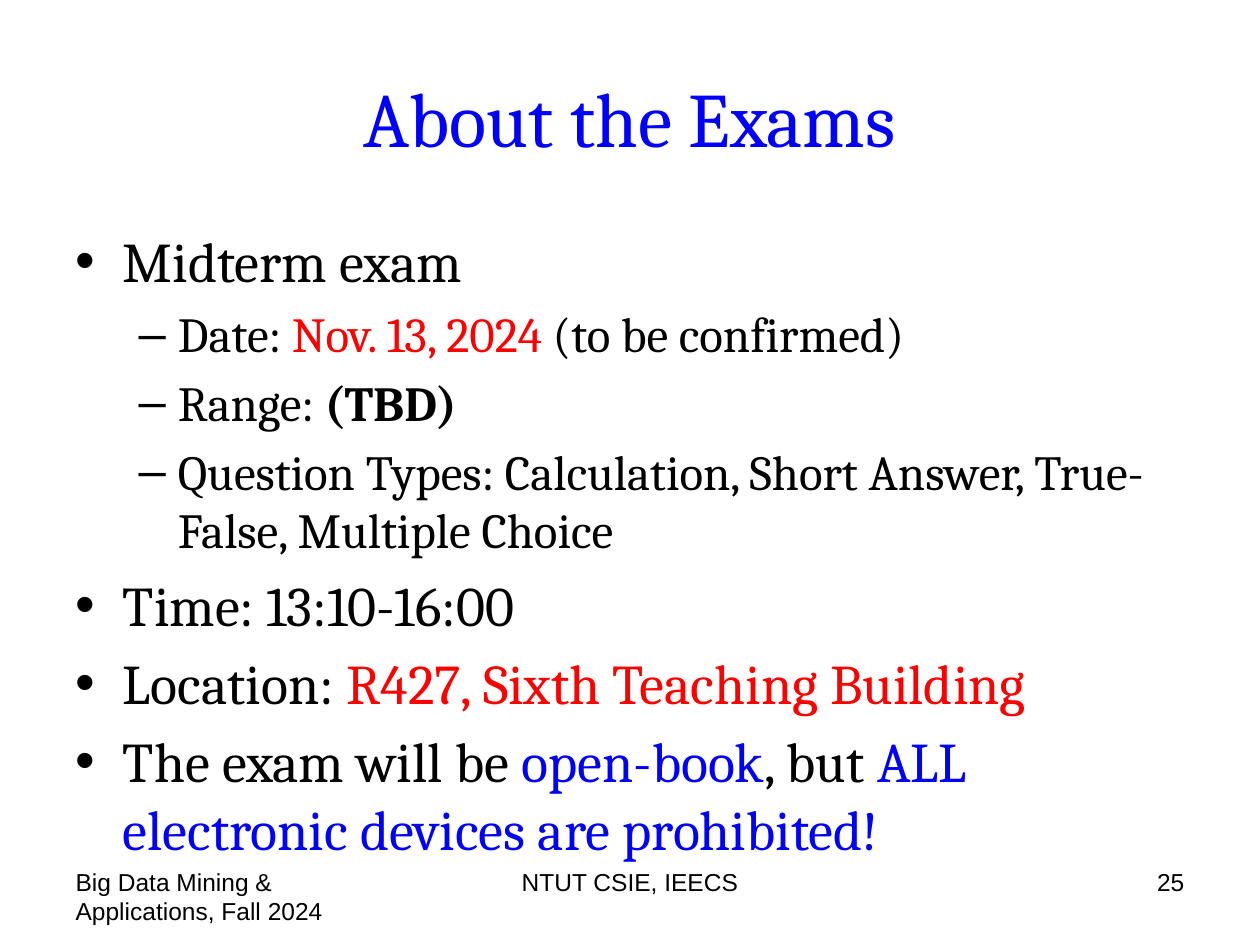
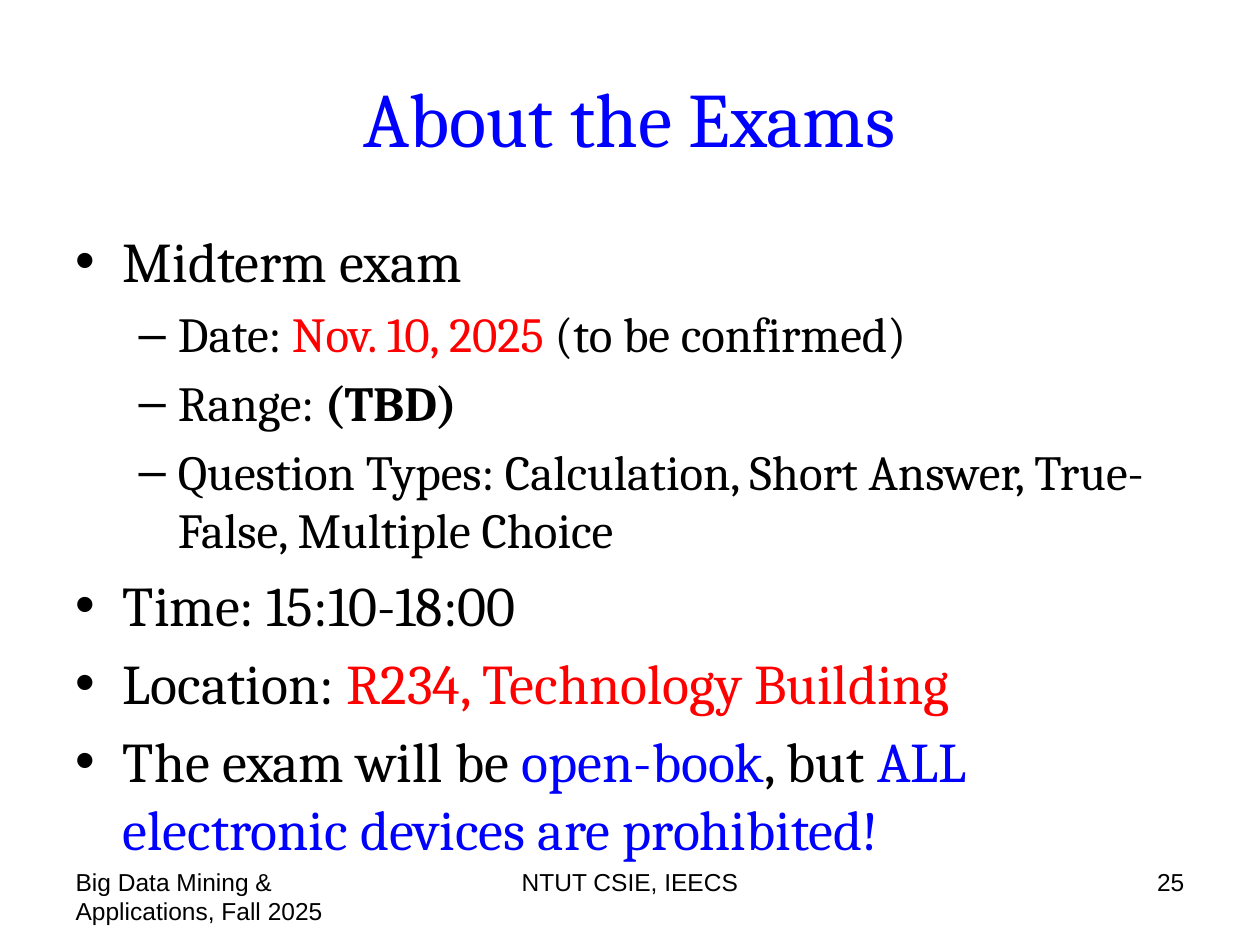
Before and after one commit to chriswjh/chriswjh.github.io, a slide deck: slide 25 of BDM/00-overview.pptx. Drawn at 1260x945 pixels with LibreOffice and Linux fonts; fonts in the diff are those of the drawing. Boxes give left, top, right and bottom in pixels: in the first picture for what was removed or moved away, otherwise in the second. Text is boxed around its words. In the diff, an @@ line names an element or a change of style, - is before the commit and + after.

```diff
--- a/BDM/00-overview.pptx
+++ b/BDM/00-overview.pptx
@@ text at <box>178,317,906,359</box>: text changed @@
-  – Date: Nov. 13, 2024 (to be confirmed)
+  – Date: Nov. 10, 2025 (to be confirmed)
@@ text at <box>123,588,949,717</box>: text changed; text colour #FF0000 to #000000 @@
-• Time: 13:10-16:00
-• Location: R427, Sixth Teaching Building
+• Time: 15:10-18:00
+• Location: R234, Technology Building
@@ text at <box>76,873,323,925</box>: text changed @@
-Big Data Mining & Applications, Fall 2024
+Big Data Mining & Applications, Fall 2025
```
Also in this commit, not shown: 56 other slides changed.
